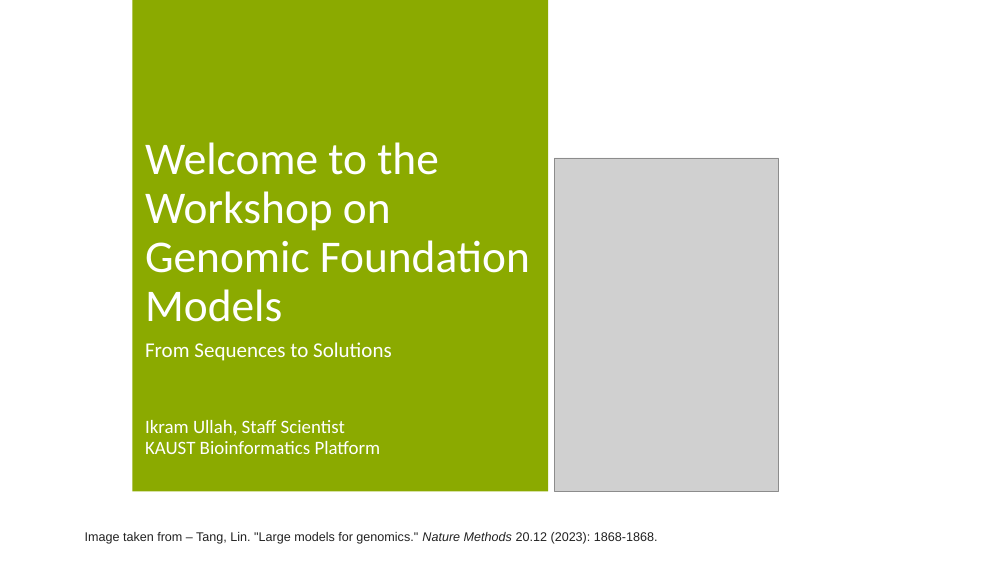
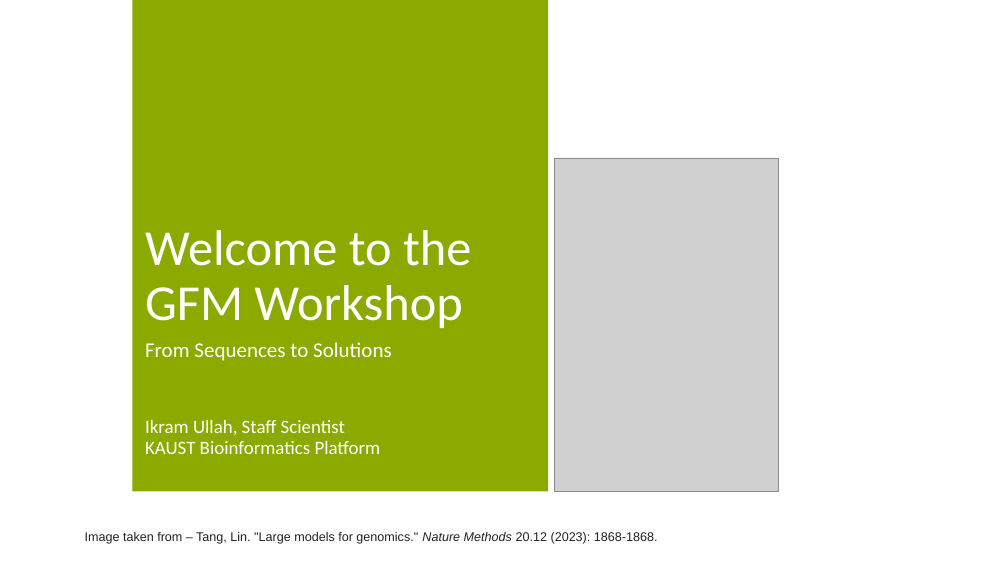
Before and after one commit to bioinfo-kaust/gfm-workshop, a slide deck: slide 1 of lecture_slides/00_workshop_introduction.pptx. Drawn at 1008x567 pixels with LibreOffice and Linux fonts; fonts in the diff are those of the drawing; grey boxes stand for pictures; background and template pictures are left out. Boxes give left, top, right and bottom in pixels: in the first picture for what was removed or moved away, otherwise in the second. Text is boxed around its words. In the diff, an @@ line names an element or a change of style, - is before the commit and + after.

Commit message:
Update workshop lecture slides

```diff
--- a/lecture_slides/00_workshop_introduction.pptx
+++ b/lecture_slides/00_workshop_introduction.pptx
@@ title at (145, 230, 471, 328): text changed; size 43.2 to 48 pt @@
-Welcome to the Workshop on Genomic Foundation Models
+Welcome to the GFM Workshop
```
Also in this commit, not shown: 1 other slide changed, 2 other files.
